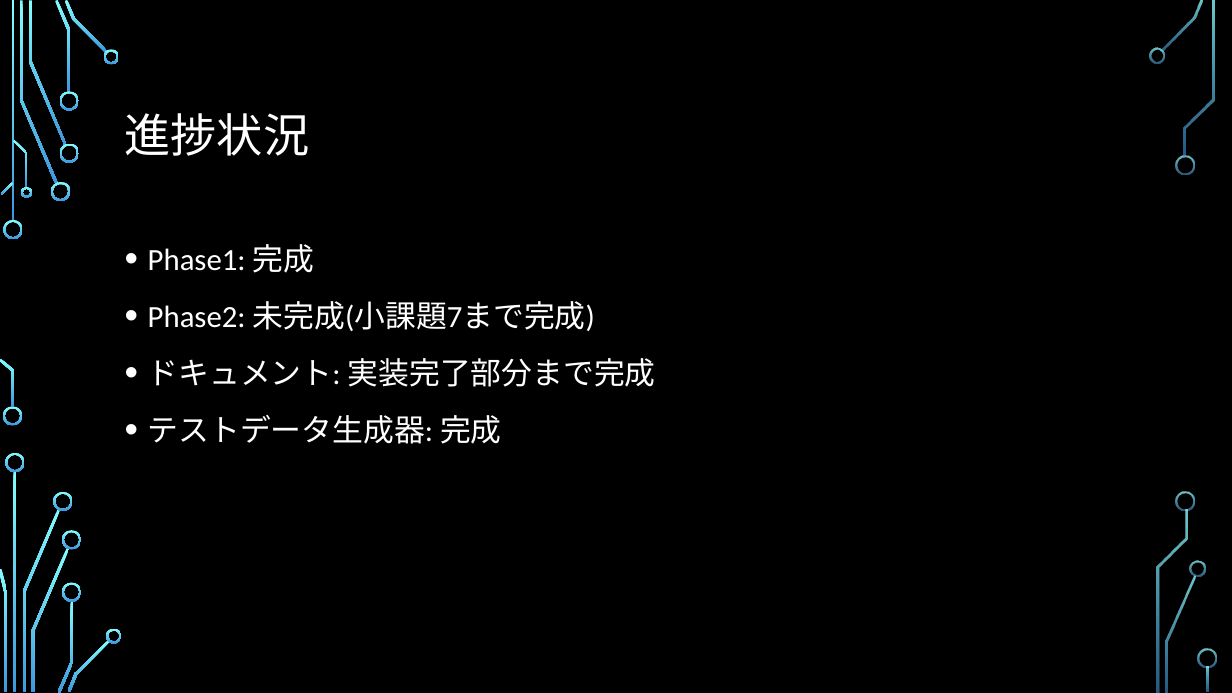
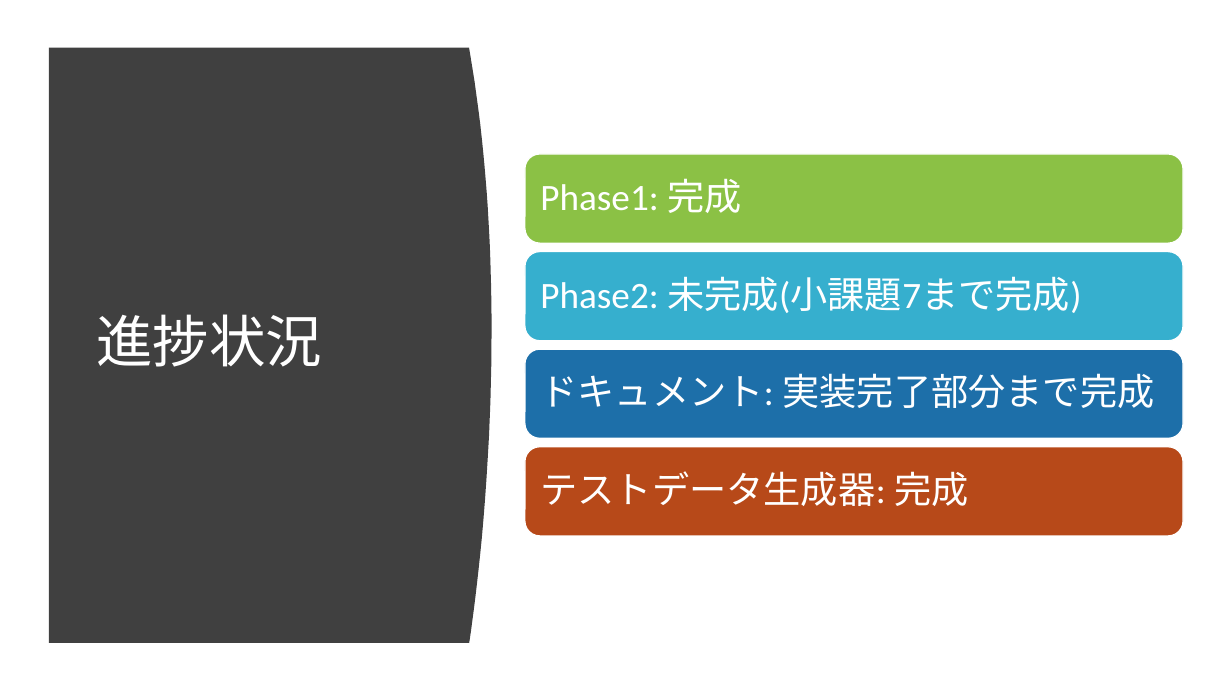
Before and after one commit to ie03-aizu-2019/ie03project-skys, a slide deck: slide 4 of Reports/Midterm.pptx. Drawn at 1232x693 pixels with LibreOffice and Linux fonts; fonts in the diff are those of the drawing; background and template pictures are left out. Boxes give left, top, right and bottom in pixels: in the first picture for what was removed or moved away, otherwise in the second. Text is boxed around its words. In the diff, an @@ line names an element or a change of style, - is before the commit and + after.

Commit message:
update design

```diff
--- a/Reports/Midterm.pptx
+++ b/Reports/Midterm.pptx
@@ background picture (left out) to #FFFFFF @@
@@ freeform shape added at (49, 48, 492, 643), fill #404040 @@
@@ title "進捗状況": place and size @@
-title "進捗状況" at (125, 113, 310, 156)
+title "進捗状況" at (96, 314, 322, 367)
@@ title "進捗状況" at (96, 314, 322, 367): size 36 to 44 pt @@
@@ text removed at (148, 244, 656, 444) @@
-• Phase1: 完成
-• Phase2: 未完成(小課題7まで完成)
-• ドキュメント: 実装完了部分まで完成
-• テストデータ生成器: 完成
@@ group added at (525, 154, 1183, 535): 4 rounded rectangles, 4 texts @@
+Phase1: 完成
+Phase2: 未完成(小課題7まで完成)
+ドキュメント: 実装完了部分まで完成
+テストデータ生成器: 完成
@@ group removed at (0, 0, 1217, 693): 33 freeform shapes, 3 rectangles @@
```
Also in this commit, not shown: 16 other slides changed, 1 slide added.
